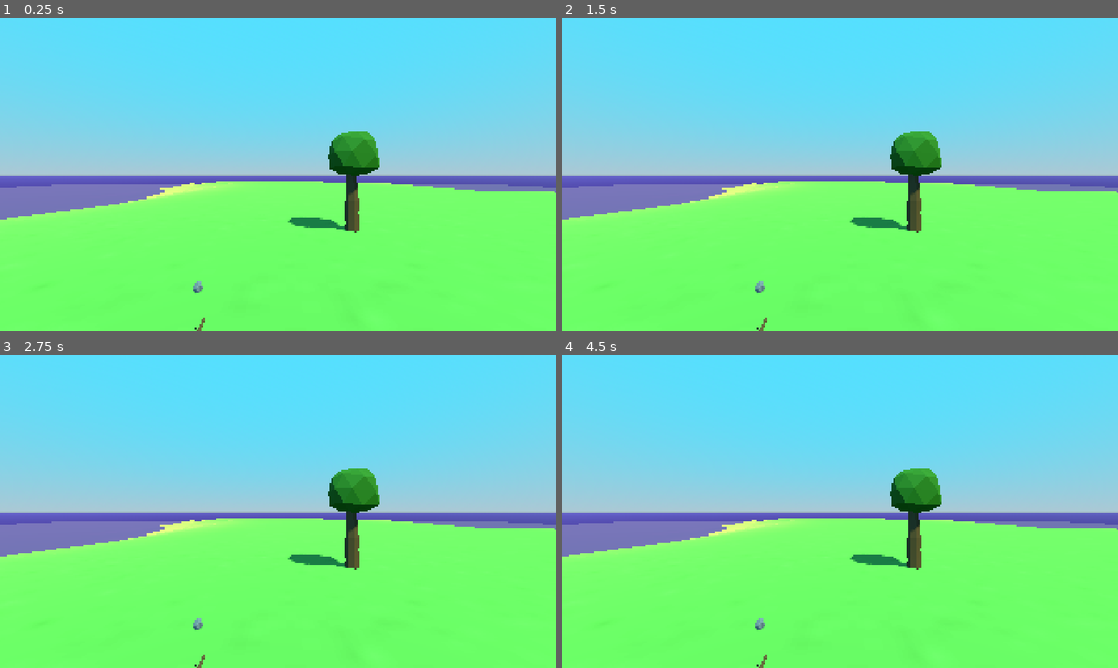
Above: before the commit, frames 1-4 (two rows, left to right).
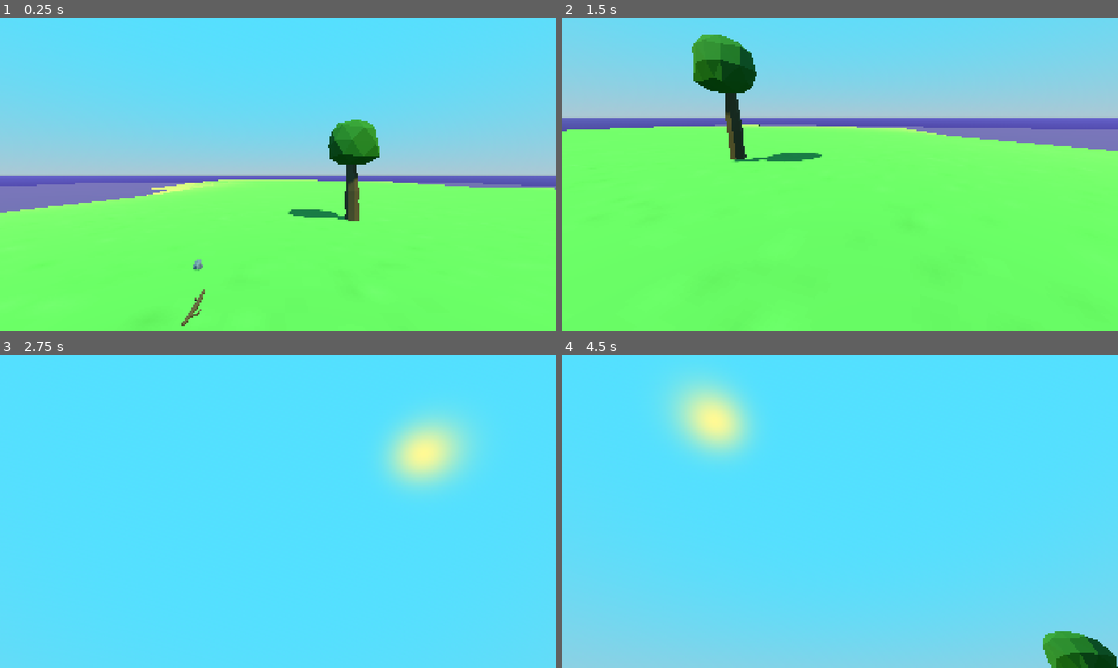
Above: after the commit, the same moments.

Repository: jbotes/AdventureGameGodot
Game: Godot game, scene res://Game/main_game.tscn
The game is run twice, just before and just after one commit, with the same random seed, the same clock (stepped at 60 frames per second) and the same inputs.
Inputs (mouse positions are in pixels of both pictures, inside the frame that each line leads up to):
- Up to frame 1 (0.25 s): no input
- Up to frame 2 (1.5 s): tap Enter at 0.5 s; move the mouse to (962, 158) at 0.52 s; hold D (move_right) 0.53-1.28 s; tap E (interact) at 0.6, 1.35 s; tap Space (jump) at 0.77 s; move the mouse to (728, 190) at 1.27 s; hold S (move_backward) from 1.28 s (still down)
- Up to frame 3 (2.75 s): tap Space (jump) at 1.52 s; move the mouse to (333, 442) at 2.02 s; release S (move_backward) at 2.03 s; hold D (move_right) from 2.03 s (still down); hold Shift (sprint) from 2.03 s (still down); tap E (interact) at 2.3 s
- Up to frame 4 (4.5 s): tap Space (jump) at 2.75, 3.02, 3.77 s; move the mouse to (812, 574) at 2.77 s; release D (move_right) at 2.78 s; release Shift (sprint) at 2.78 s; hold W (move_forward) 2.78-3.53 s; tap E (interact) at 2.85, 3.6 s; move the mouse to (1006, 558) at 3.52 s; hold A (move_left) from 3.53 s (still down); move the mouse to (673, 464) at 4.27 s; tap Shift (sprint) at 4.35 s

The runs differ from the first frame. In frame 1, 3.2% of the frame differs, in the area x 0-100%, y 32-100%; in frame 2, 46%; in frame 3, 72%; in frame 4, 74%, in the area x 0-100%, y 7-100%.
Error before the commit: Parse Error: Cannot find member "CraftingMenu" in base "BulletinConfig.Keys". (res://actors/player/player.gd:60)

Commit message:
JB_20260419_003
check again

Diff:
--- a/src/Game/Configs/bulletin_config.gd
+++ b/src/Game/Configs/bulletin_config.gd
@@ -1,11 +1,13 @@
 class_name BulletinConfig
 
 enum Keys {
-	InteractionPrompt
+	InteractionPrompt,
+	CraftingMenu
 }
 
 const BULLETIN_PATH := {
-	Keys.InteractionPrompt : "res://bulletins/interaction_prompt.tscn"
+	Keys.InteractionPrompt : "res://bulletins/interaction_prompt.tscn",
+	Keys.CraftingMenu : "res://bulletins/player_menus/crafting_menu.tscn"
 }
 
 # dont need to create a instance to use
--- /dev/null
+++ b/src/bulletins/player_menus/crafting_menu.tscn
@@ -0,0 +1,5 @@
+[gd_scene load_steps=2 format=3 uid="uid://dqsjuldhlewm"]
+
+[ext_resource type="PackedScene" uid="uid://yeuqkaaqe16i" path="res://bulletins/player_menus/player_menu_base.tscn" id="1_ghr5s"]
+
+[node name="CraftingMenu" instance=ExtResource("1_ghr5s")]
